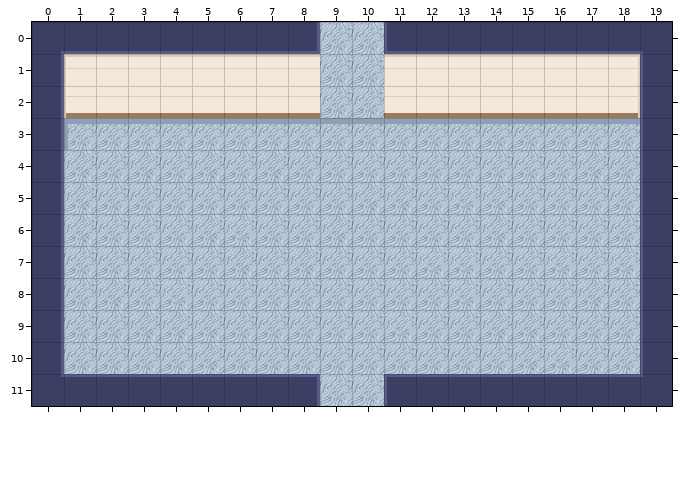
Two states of a Tiled map (JSON), public/assets/maps/brain/hippocampus.tmj. Above: the version before the commit.
Cells are 32x32 px. Shown: x 0..19, y 0..11.
And afterwards:
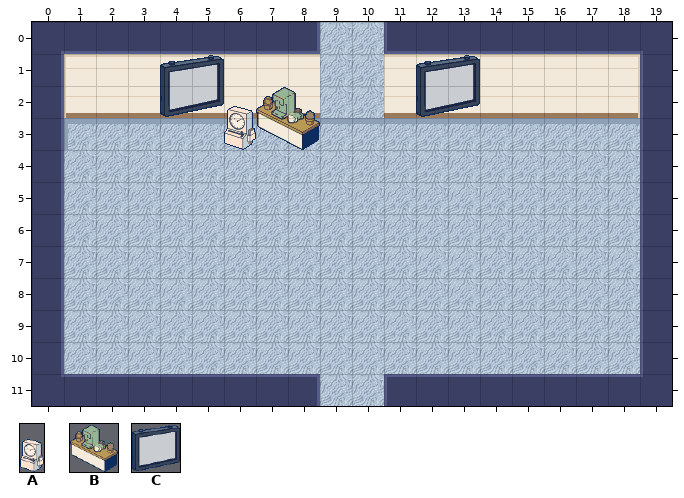
Key: from "props": A 0 "prop-punch-clock", B 1 "prop-tea-station", C 2 "prop-wall-board-frame".
Objects are placed by their top-left corner, in cells (3,4 is the top-left corner of cell 3,4); size is 1x1 cell unless given.
Changes in this commit:
--- layer "props" (added)
+C "wall-board-frame" at 4,1 size 2x2
+C "wall-board-frame" at 12,1 size 2x2
+A "punch-clock" at 6,2 size 1x2
+B "tea-station" at 7,2 size 2x2
Changed places in both pictures, as pixel boxes (x1, y1, x2, y2):
added: (160, 55, 320, 150)
added: (416, 55, 480, 117)
